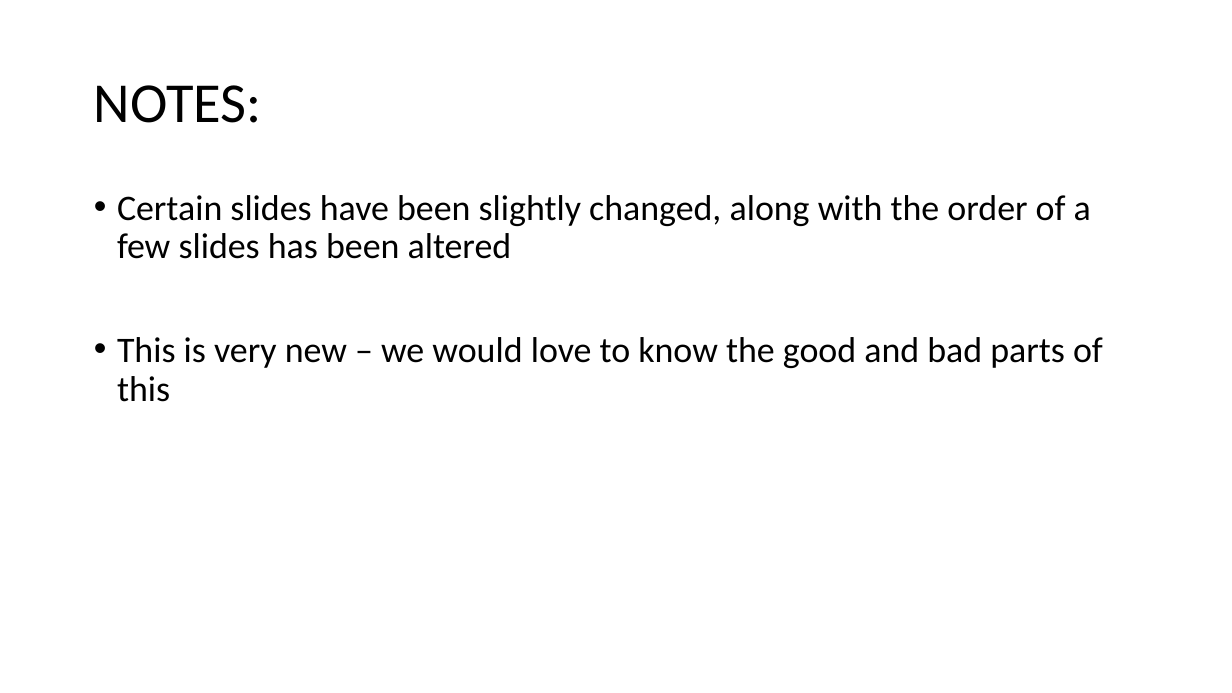
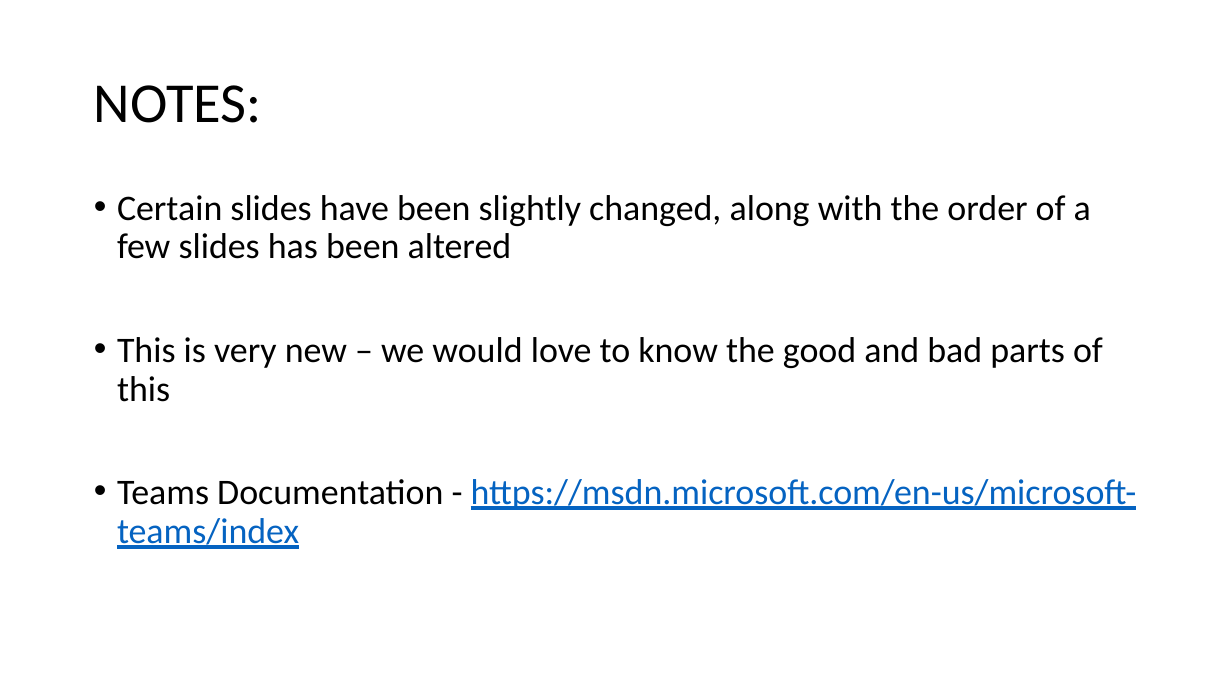
Before and after one commit to OfficeDev/microsoft-teams-sample-complete-csharp, a slide deck: slide 1 of Microsoft_Teams_Lab_Slide_Deck.pptx. Drawn at 1232x693 pixels with LibreOffice and Linux fonts; fonts in the diff are those of the drawing. Boxes give left, top, right and bottom in pixels: in the first picture for what was removed or moved away, otherwise in the second. Text is boxed around its words. In the diff, an @@ line names an element or a change of style, - is before the commit and + after.

Commit message:
Updated slide deck

```diff
--- a/Microsoft_Teams_Lab_Slide_Deck.pptx
+++ b/Microsoft_Teams_Lab_Slide_Deck.pptx
@@ text at box(117, 479, 1137, 549): paragraph added @@
+• Teams Documentation - https://msdn.microsoft.com/en-us/microsoft-teams/index
```
